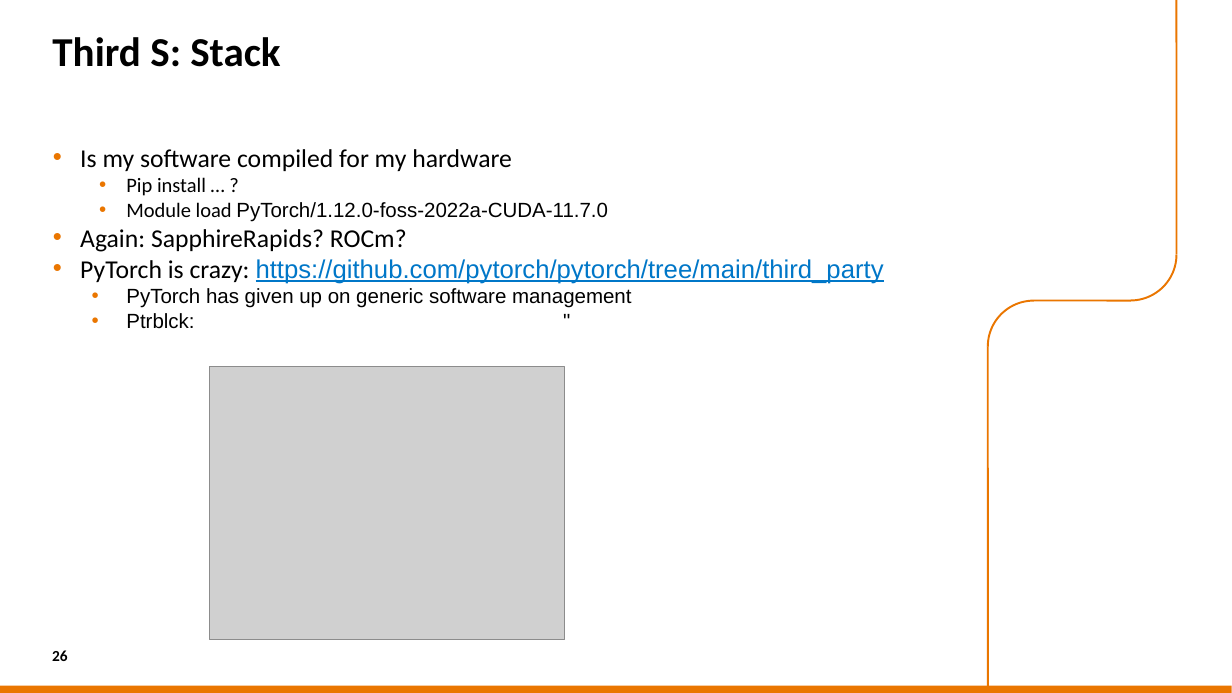
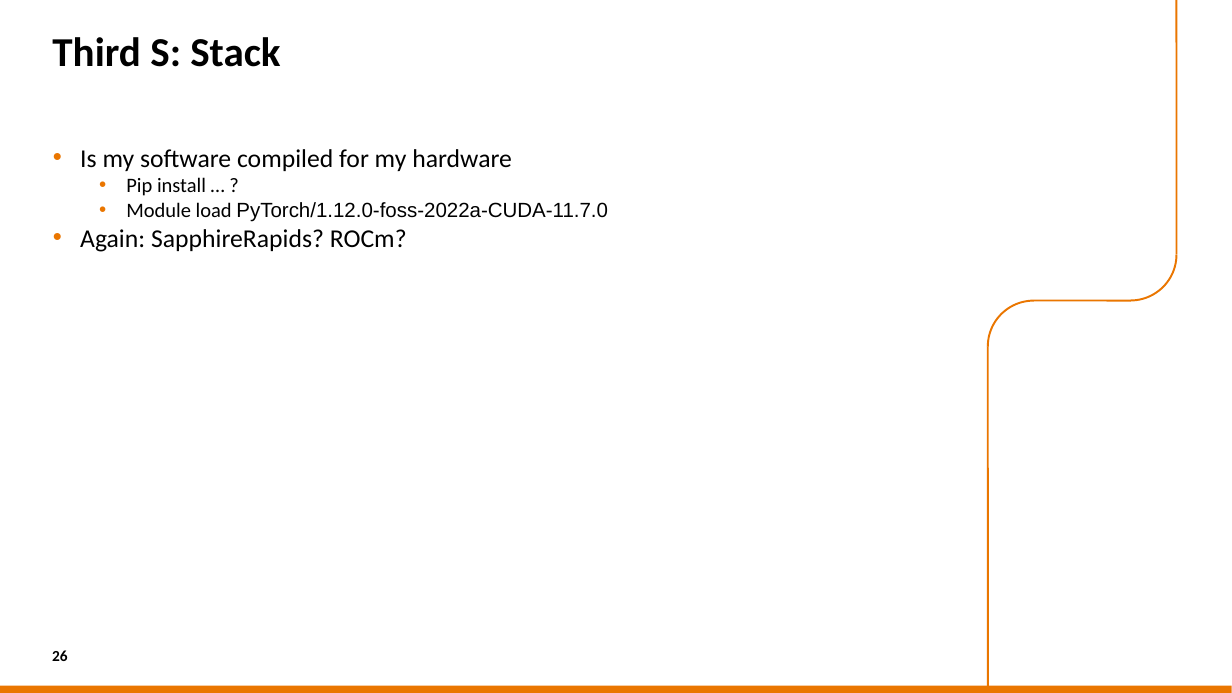
Before and after one commit to sara-nl/HPML-course-materials, a slide deck: slide 26 of Day2/slides/hardware.pptx. Drawn at 1232x693 pixels with LibreOffice and Linux fonts; fonts in the diff are those of the drawing; grey boxes stand for pictures; background and template pictures are left out. Boxes give left, top, right and bottom in pixels: in the first picture for what was removed or moved away, otherwise in the second. Text is boxed around its words. In the diff, an @@ line names an element or a change of style, - is before the commit and + after.

```diff
--- a/Day2/slides/hardware.pptx
+++ b/Day2/slides/hardware.pptx
@@ text at [80,259,884,329]: paragraphs removed @@
-• PyTorch is crazy: https://github.com/pytorch/pytorch/tree/main/third_party
-  • PyTorch has given up on generic software management
-  • Ptrblck: "
@@ picture removed at [210,367,566,640] @@
```
Also in this commit, not shown: 12 other slides changed, 2 slides added, 4 slides removed, 2 other files.
